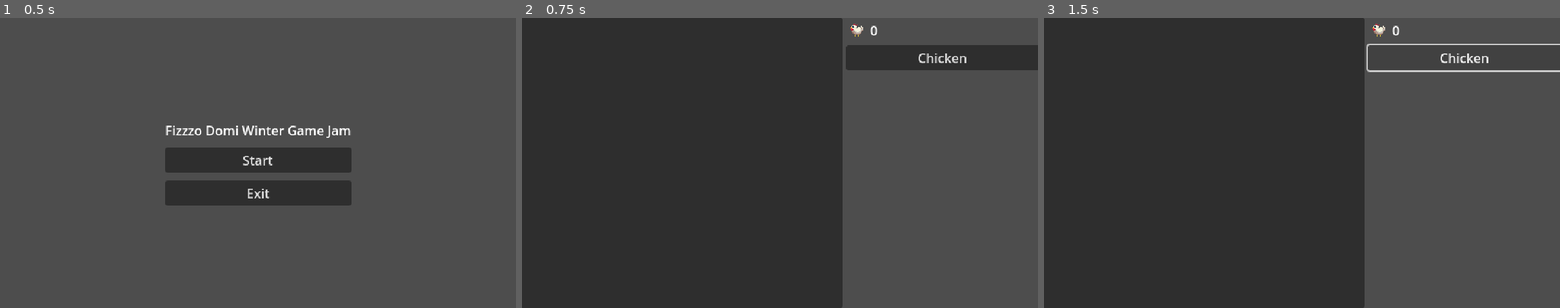
Above: before the commit, frames 1-3 (left to right).
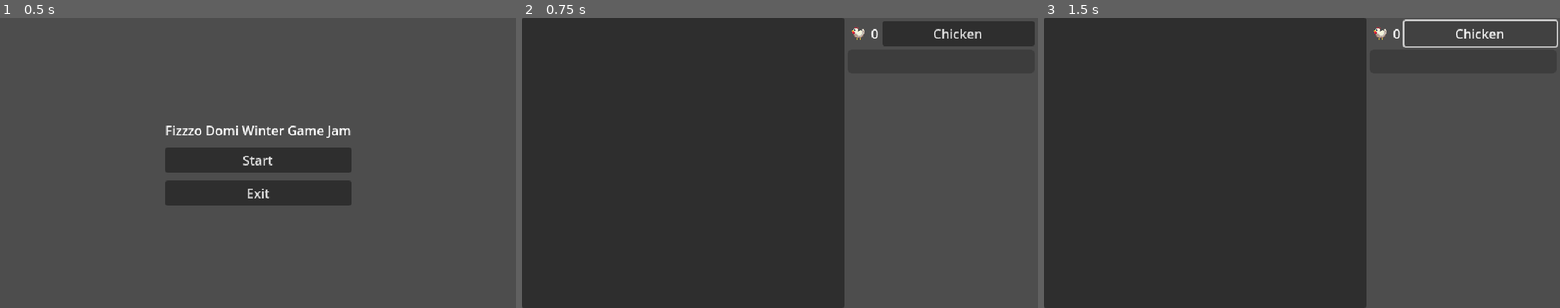
Above: after the commit, the same moments.

Repository: hostdos/WGJ25
Game: Godot game, scene res://scenes/main_menu.tscn
Two runs of this game, one before a commit and one after it. Both use one fixed random seed, a clock stepped at 60 frames per second and the inputs below.
Inputs:
- Up to frame 1 (0.5 s): no input
- Up to frame 2 (0.75 s): click "Start" at 0.5 s
- Up to frame 3 (1.5 s): click "Chicken" at 1.25 s

Frame 1 is identical in both runs. In frame 2, 3.6% of the frame differs, in the area x 0-100%, y 0-100%; in frame 3, 1.6%.

Commit message:
improved base ui

Diff:
--- a/toy-box-25/scenes/map.tscn
+++ b/toy-box-25/scenes/map.tscn
@@ -11,6 +11,7 @@
 grow_horizontal = 2
 grow_vertical = 2
 size_flags_horizontal = 3
+theme_override_constants/separation = 0
 
 [node name="Panel" type="Panel" parent="HBoxContainer"]
 custom_minimum_size = Vector2(400, 360)
--- a/toy-box-25/scenes/ui/game_ui.tscn
+++ b/toy-box-25/scenes/ui/game_ui.tscn
@@ -30,30 +30,40 @@
 layout_mode = 0
 offset_right = 200.0
 offset_bottom = 101.0
+theme_override_constants/margin_left = 4
+theme_override_constants/margin_top = 4
+theme_override_constants/margin_right = 4
+theme_override_constants/margin_bottom = 4
 
 [node name="VBoxContainer" type="VBoxContainer" parent="MarginContainer"]
 layout_mode = 2
 
-[node name="SubViewportContainer" type="SubViewportContainer" parent="MarginContainer/VBoxContainer"]
+[node name="HBoxContainer" type="HBoxContainer" parent="MarginContainer/VBoxContainer"]
 layout_mode = 2
 
-[node name="SubViewport" type="SubViewport" parent="MarginContainer/VBoxContainer/SubViewportContainer"]
+[node name="SubViewportContainer" type="SubViewportContainer" parent="MarginContainer/VBoxContainer/HBoxContainer"]
+layout_mode = 2
+
+[node name="SubViewport" type="SubViewport" parent="MarginContainer/VBoxContainer/HBoxContainer/SubViewportContainer"]
 handle_input_locally = false
-size = Vector2i(240, 30)
+size = Vector2i(25, 30)
 render_target_update_mode = 4
 
-[node name="AnimatedSprite2D" type="AnimatedSprite2D" parent="MarginContainer/VBoxContainer/SubViewportContainer/SubViewport"]
+[node name="AnimatedSprite2D" type="AnimatedSprite2D" parent="MarginContainer/VBoxContainer/HBoxContainer/SubViewportContainer/SubViewport"]
 sprite_frames = SubResource("SpriteFrames_fct72")
 centered = false
 offset = Vector2(5, 7)
 
-[node name="Label" type="Label" parent="MarginContainer/VBoxContainer/SubViewportContainer/SubViewport"]
-offset_left = 30.0
-offset_top = 3.5
-offset_right = 70.0
-offset_bottom = 26.5
+[node name="Label" type="Label" parent="MarginContainer/VBoxContainer/HBoxContainer"]
+layout_mode = 2
 text = "0"
 
-[node name="AbstractButton" parent="MarginContainer/VBoxContainer" instance=ExtResource("3_bma8u")]
+[node name="AddChickenButton" parent="MarginContainer/VBoxContainer/HBoxContainer" instance=ExtResource("3_bma8u")]
 layout_mode = 2
+size_flags_horizontal = 3
 text = "Chicken"
+
+[node name="ProgressBar" type="ProgressBar" parent="MarginContainer/VBoxContainer"]
+custom_minimum_size = Vector2(0, 30)
+layout_mode = 2
+show_percentage = false
